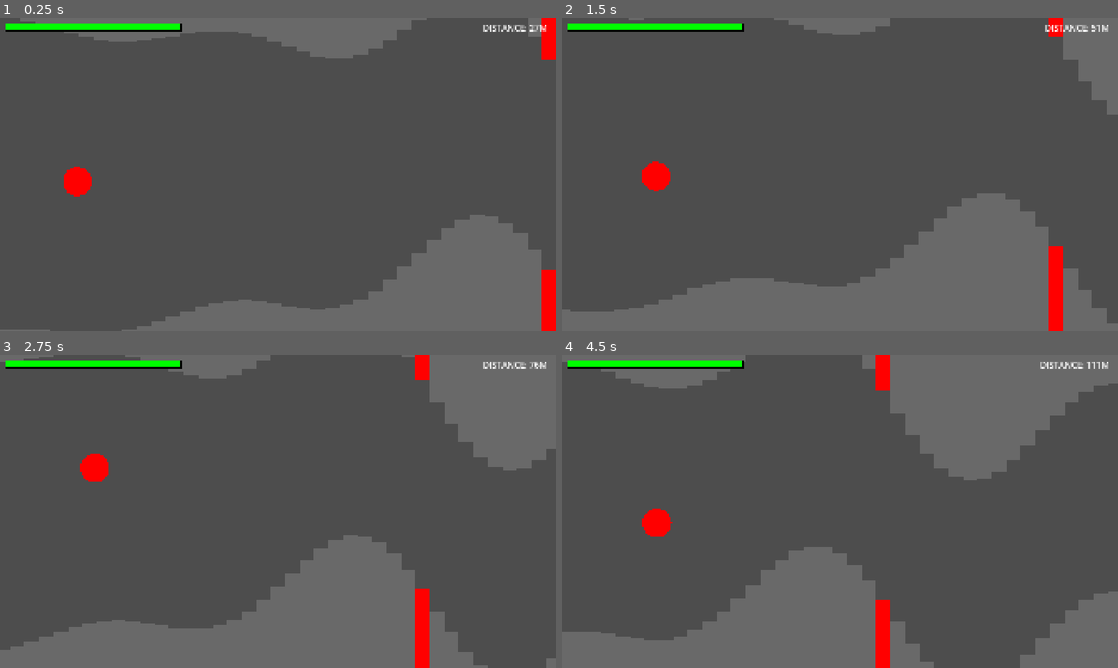
Above: before the commit, frames 1-4 (two rows, left to right).
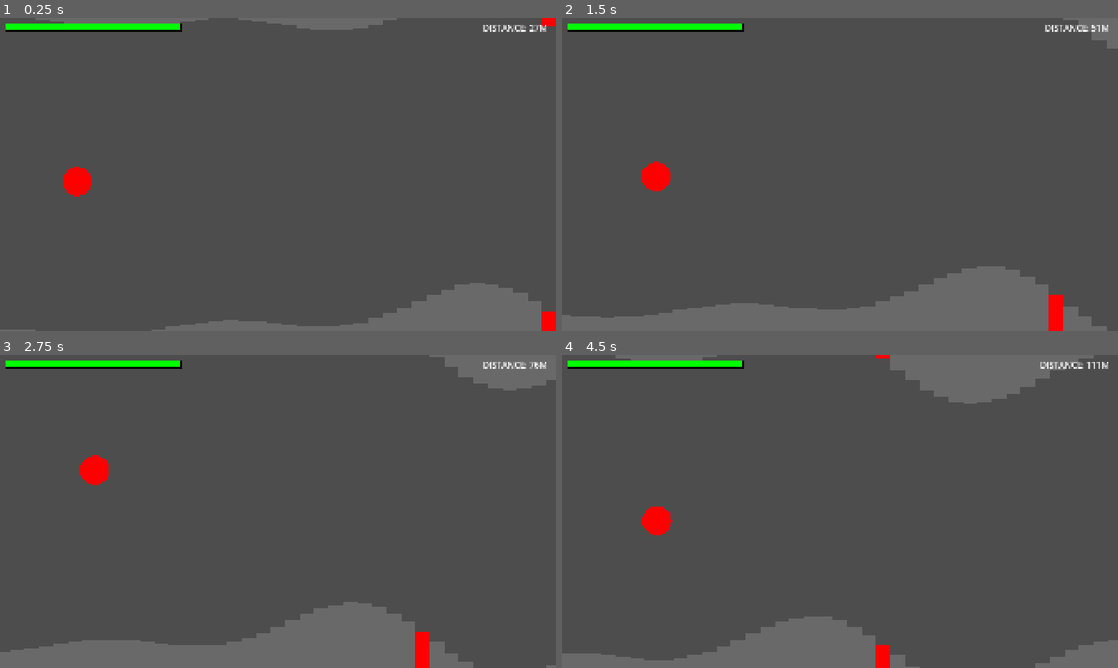
Above: after the commit, the same moments.

Repository: harrisonlee/xarnox-godot
Game: Godot game, scene res://main.tscn
Same seed, same stepped clock (60 frames per second), same inputs: the game is played once before the commit and once after it.
Inputs:
- Up to frame 1 (0.25 s): no input
- Up to frame 2 (1.5 s): tap Space (toggle_player_autopilot) at 0.6, 1.35 s
- Up to frame 3 (2.75 s): tap Space (toggle_player_autopilot) at 2.1 s
- Up to frame 4 (4.5 s): tap Space (toggle_player_autopilot) at 2.85, 3.6, 4.35 s

The runs differ from the first frame. In frame 1, 11% of the frame differs, in the area x 3-100%, y 0-100%; in frame 2, 13%; in frame 3, 15%; in frame 4, 19%, in the area x 0-100%, y 0-100%.

Commit message:
Updates concrete offset y generators.
- Makes each generator a tool to be used by previewer
- Updates default values to ensure passable tunnels

Diff:
--- a/compound_sine_offset_y_generator_a.gd
+++ b/compound_sine_offset_y_generator_a.gd
@@ -1,4 +1,4 @@
-extends OffsetYGenerator
+@tool extends OffsetYGenerator
 
 #-------------------------------------------------------------------------------
 # Private Overrides
--- a/compound_sine_offset_y_generator_a.tscn
+++ b/compound_sine_offset_y_generator_a.tscn
@@ -4,4 +4,10 @@
 
 [node name="CompoundSineOffsetYGeneratorA" type="Node"]
 script = ExtResource("1_ifb71")
+min_tunnel_height = 400.0
+max_tunnel_height = 1200.0
+min_period = 800.0
+max_period = 3840.0
+min_amplitude = 50.0
+max_amplitude = 300.0
 metadata/_custom_type_script = "uid://cbe60wwm3l0f5"
--- a/compound_sine_offset_y_generator_b.gd
+++ b/compound_sine_offset_y_generator_b.gd
@@ -1,4 +1,4 @@
-extends OffsetYGenerator
+@tool extends OffsetYGenerator
 
 #-------------------------------------------------------------------------------
 # Private Overrides
--- a/compound_sine_offset_y_generator_b.tscn
+++ b/compound_sine_offset_y_generator_b.tscn
@@ -4,4 +4,10 @@
 
 [node name="CompoundSineOffsetYGeneratorB" type="Node"]
 script = ExtResource("1_7hmcr")
+min_tunnel_height = 600.0
+max_tunnel_height = 900.0
+min_period = 1400.0
+max_period = 3840.0
+min_amplitude = 75.0
+max_amplitude = 200.0
 metadata/_custom_type_script = "uid://cbe60wwm3l0f5"
--- a/compound_sine_offset_y_generator_c.gd
+++ b/compound_sine_offset_y_generator_c.gd
@@ -1,4 +1,4 @@
-extends OffsetYGenerator
+@tool extends OffsetYGenerator
 
 #-------------------------------------------------------------------------------
 # Private Overrides
--- a/compound_sine_offset_y_generator_c.tscn
+++ b/compound_sine_offset_y_generator_c.tscn
@@ -4,4 +4,9 @@
 
 [node name="CompoundSineOffsetYGeneratorC" type="Node"]
 script = ExtResource("1_avo8m")
+max_tunnel_height = 1000.0
+min_period = 1400.0
+max_period = 5760.0
+min_amplitude = 50.0
+max_amplitude = 250.0
 metadata/_custom_type_script = "uid://cbe60wwm3l0f5"
